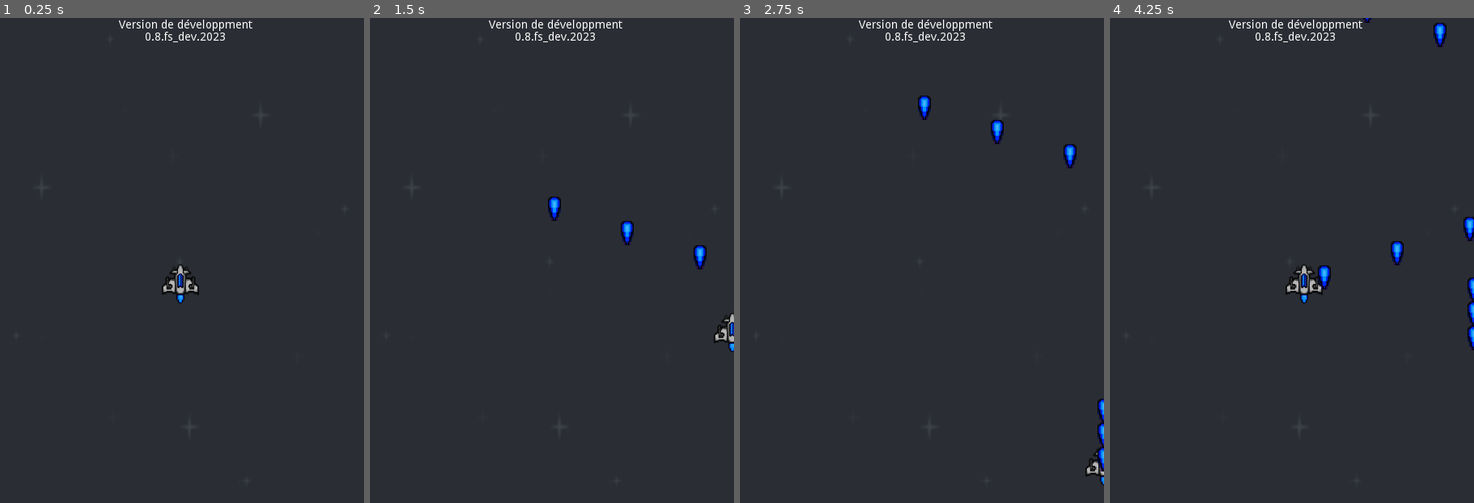
Above: before the commit, frames 1-4 (left to right).
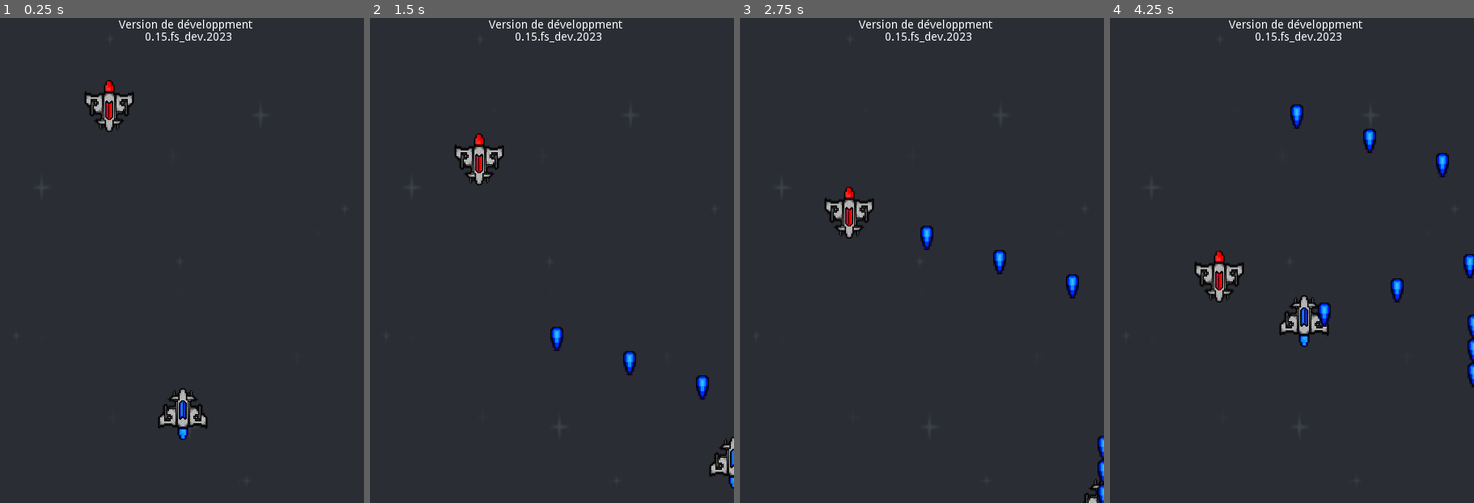
Above: after the commit, the same moments.

Repository: KevCoorp/Firespace
Game: Godot game, scene res://MainScenes/Gameplay.tscn
Two runs of this game, one before a commit and one after it. Both use one fixed random seed, a clock stepped at 60 frames per second and the inputs below.
Inputs:
- Up to frame 1 (0.25 s): no input
- Up to frame 2 (1.5 s): hold D (move_right) 0.53-1.28 s; hold Space (shoot) 0.53-1.28 s; hold S (move_down) from 1.28 s (still down); tap Space (shoot) at 1.35 s
- Up to frame 3 (2.75 s): release S (move_down) at 2.03 s; hold D (move_right) from 2.03 s (still down); hold Space (shoot) from 2.03 s (still down)
- Up to frame 4 (4.25 s): release D (move_right) at 2.78 s; release Space (shoot) at 2.78 s; hold Z (move_up) 2.78-3.53 s; tap Space (shoot) at 2.85 s; hold Q (move_left) from 3.53 s (still down); hold Space (shoot) from 3.53 s (still down)

The runs differ from the first frame. In frame 1, 2.1% of the frame differs, in the area x 23-64%, y 2-87%; in frame 2, 2.5%; in frame 3, 2.4%; in frame 4, 3.8%, in the area x 23-100%, y 0-77%.

Commit message:
Adding ennemy

Diff:
--- a/Bullet/Bullet.gd
+++ b/Bullet/Bullet.gd
@@ -7,3 +7,9 @@
 
 func _on_VisibilityNotifier2D_screen_exited():
 	queue_free()
+
+
+func _on_Bullet_area_entered(area):
+	if area.is_in_group("damageable"):
+		area.damage(1)
+		queue_free()
--- a/Bullet/Bullet.tscn
+++ b/Bullet/Bullet.tscn
@@ -17,7 +17,9 @@
 shape = SubResource( 1 )
 
 [node name="VisibilityNotifier2D" type="VisibilityNotifier2D" parent="."]
+visible = false
 position = Vector2( 0.5, -1 )
 scale = Vector2( 1.05, 1.8 )
 
+[connection signal="area_entered" from="." to="." method="_on_Bullet_area_entered"]
 [connection signal="screen_exited" from="VisibilityNotifier2D" to="." method="_on_VisibilityNotifier2D_screen_exited"]
--- /dev/null
+++ b/Enemy/Enemy.gd
@@ -0,0 +1,39 @@
+extends Area2D
+
+export var minSpeed: float = 10
+export var maxSpeed: float = 20
+
+export var life: int = 5
+
+var speed: float = 0
+
+var playerInArea: Player = null
+
+func _process(delta):
+	if playerInArea != null:
+		playerInArea.damage(1)
+
+func _ready():
+	speed  = rand_range(minSpeed, maxSpeed)
+
+func _physics_process(delta):
+	position.y += speed * delta
+
+func damage(amount: int):
+	life -= amount
+	if life <= 0:
+		queue_free()
+
+func _on_VisibilityNotifier2D_screen_exited():
+	queue_free()
+
+
+func _on_Enemy_area_entered(area):
+	if area is Player:
+		area.damage(1)
+		playerInArea = area
+
+
+func _on_Enemy_area_exited(area):
+	if area is Player:
+		playerInArea = null
--- /dev/null
+++ b/Enemy/Enemy.tscn
@@ -0,0 +1,27 @@
+[gd_scene load_steps=4 format=2]
+
+[ext_resource path="res://Textures/ennemy_1.png" type="Texture" id=1]
+[ext_resource path="res://Enemy/Enemy.gd" type="Script" id=2]
+
+[sub_resource type="CircleShape2D" id=1]
+radius = 35.0
+
+[node name="Enemy" type="Area2D" groups=["damageable"]]
+script = ExtResource( 2 )
+minSpeed = 50.0
+maxSpeed = 80.0
+
+[node name="Sprite" type="Sprite" parent="."]
+rotation = 3.14159
+texture = ExtResource( 1 )
+
+[node name="CollisionShape2D" type="CollisionShape2D" parent="."]
+visible = false
+shape = SubResource( 1 )
+
+[node name="VisibilityNotifier2D" type="VisibilityNotifier2D" parent="."]
+scale = Vector2( 3.25, 3.3 )
+
+[connection signal="area_entered" from="." to="." method="_on_Enemy_area_entered"]
+[connection signal="area_exited" from="." to="." method="_on_Enemy_area_exited"]
+[connection signal="screen_exited" from="VisibilityNotifier2D" to="." method="_on_VisibilityNotifier2D_screen_exited"]
--- a/MainScenes/Gameplay.tscn
+++ b/MainScenes/Gameplay.tscn
@@ -1,7 +1,8 @@
-[gd_scene load_steps=3 format=2]
+[gd_scene load_steps=4 format=2]
 
 [ext_resource path="res://Player/Player.tscn" type="PackedScene" id=1]
 [ext_resource path="res://Textures/background.png" type="Texture" id=2]
+[ext_resource path="res://Enemy/Enemy.tscn" type="PackedScene" id=3]
 
 [node name="Gameplay" type="Node2D"]
 
@@ -11,7 +12,10 @@
 centered = false
 
 [node name="Player" parent="." instance=ExtResource( 1 )]
-position = Vector2( 223, 329 )
+position = Vector2( 226, 490 )
+
+[node name="Enemy" parent="." instance=ExtResource( 3 )]
+position = Vector2( 135, 96 )
 
 [node name="RichTextLabel" type="RichTextLabel" parent="."]
 margin_left = 147.0
@@ -19,5 +23,5 @@
 margin_right = 540.0
 margin_bottom = 42.0
 text = "Version de développment
-		0.8.fs_dev.2023
+		0.15.fs_dev.2023
 "
--- a/Player/Player.gd
+++ b/Player/Player.gd
@@ -1,13 +1,21 @@
 extends Area2D
+class_name Player
 
 var plBullet := preload("res://Bullet/Bullet.tscn")
 
 onready var fireDelayTimer := $FireDelayTimer
+onready var invincibilityTimer := $InvincibilityTimer
+onready var shieldSprite := $Shield
+
+export var life: int = 3
 
 export var speed: float = 100
 export var fireDelay: float = 0.1
+export var damageInvincibilityTime := 0.5
 var vel := Vector2(0, 0)
 
+func _ready():
+	shieldSprite.visible = false
 
 func _process(delta):
 	if Input.is_action_pressed("shoot") and fireDelayTimer.is_stopped():
@@ -34,3 +42,20 @@
 	var viewRect := get_viewport_rect()
 	position.x = clamp(position.x, 0, viewRect.size.x)
 	position.y = clamp(position.y, 0, viewRect.size.y)
+
+func damage(amount: int):
+	if invincibilityTimer.is_stopped():
+		return
+
+	invincibilityTimer.start(damageInvincibilityTime)
+	shieldSprite.visible = true
+
+	life -= amount
+	print("Player Life = %s" % life)
+
+	if life <= 0:
+		print("Game Over")
+		queue_free()
+
+func _on_InvincibilityTimer_timeout():
+	shieldSprite.visible = false
--- a/Player/Player.tscn
+++ b/Player/Player.tscn
@@ -1,23 +1,33 @@
-[gd_scene load_steps=4 format=2]
+[gd_scene load_steps=5 format=2]
 
 [ext_resource path="res://Textures/ship.png" type="Texture" id=1]
 [ext_resource path="res://Player/Player.gd" type="Script" id=2]
+[ext_resource path="res://Textures/shield.png" type="Texture" id=3]
 
 [sub_resource type="CircleShape2D" id=1]
-radius = 28.0713
+radius = 36.0139
 
 [node name="Player" type="Area2D"]
 script = ExtResource( 2 )
 speed = 300.0
 fireDelay = 0.3
 
-[node name="Sprite" type="Sprite" parent="."]
-scale = Vector2( 0.75, 0.75 )
-texture = ExtResource( 1 )
-
 [node name="CollisionShape2D" type="CollisionShape2D" parent="."]
 shape = SubResource( 1 )
+
+[node name="Sprite" type="Sprite" parent="."]
+texture = ExtResource( 1 )
 
 [node name="FireDelayTimer" type="Timer" parent="."]
 wait_time = 0.3
 one_shot = true
+
+[node name="InvincibilityTimer" type="Timer" parent="."]
+one_shot = true
+
+[node name="Shield" type="Sprite" parent="."]
+position = Vector2( 0, -1 )
+scale = Vector2( 0.75, 0.75 )
+texture = ExtResource( 3 )
+
+[connection signal="timeout" from="InvincibilityTimer" to="." method="_on_InvincibilityTimer_timeout"]
--- a/project.godot
+++ b/project.godot
@@ -7,6 +7,16 @@
 ;   param=value ; assign values to parameters
 
 config_version=4
+
+_global_script_classes=[ {
+"base": "Area2D",
+"class": "Player",
+"language": "GDScript",
+"path": "res://Player/Player.gd"
+} ]
+_global_script_class_icons={
+"Player": ""
+}
 
 [application]
 
Binary file added: Textures/shield.png
Not shown, added: Textures/shield.png.import
